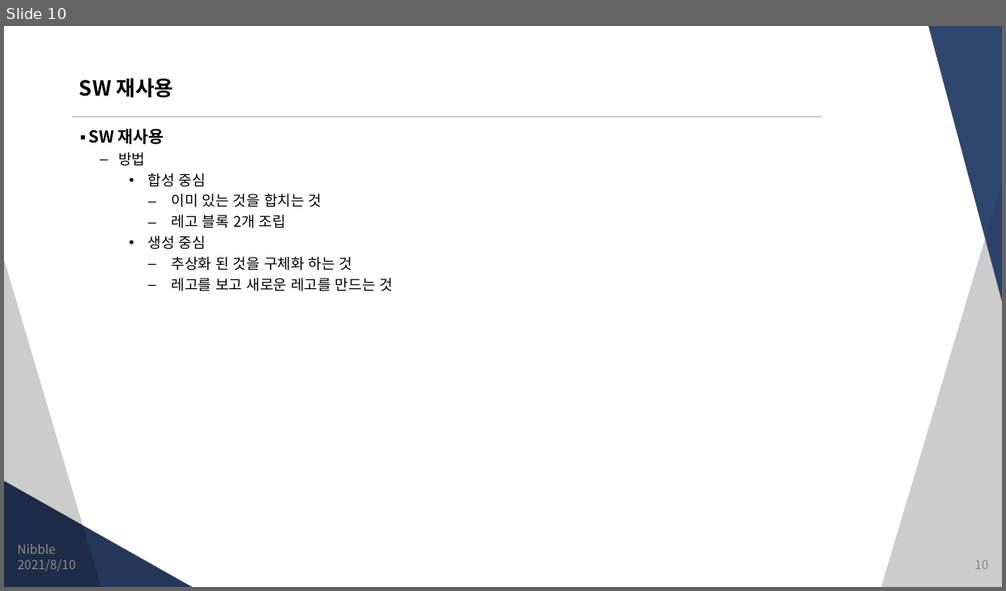
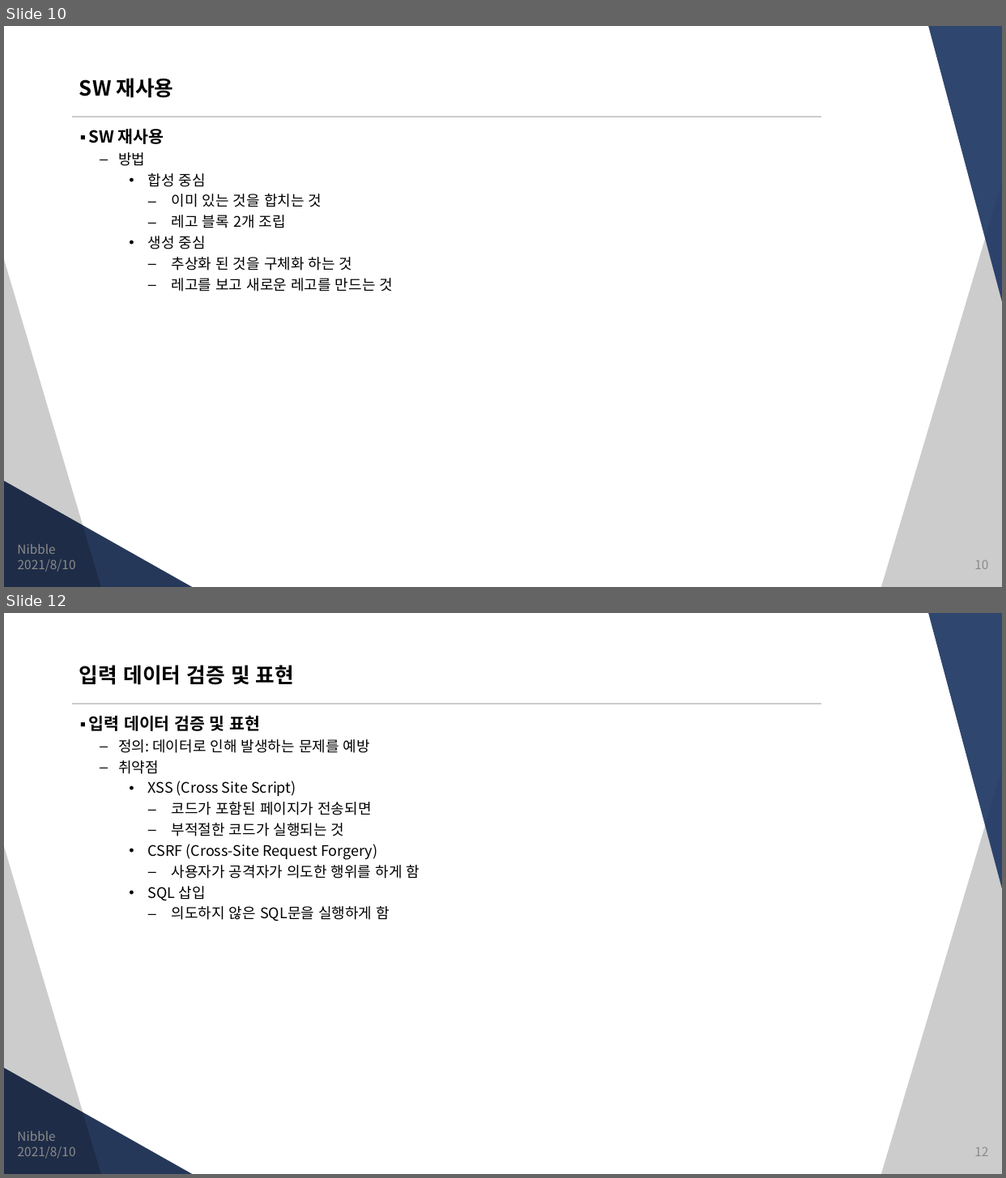
Before and after one commit to JungSangHyeon/2021-TIL, a slide deck: 정보처리기사/5. 정보시스템 구축관리.pptx. Shown one above the other, each under a label of ours: slide 10 before the commit, slides 10 and 12 after it; the slides between them are not shown. The pictures are 1006x591 and 1006x1178 pixels, drawn with LibreOffice and Linux fonts; fonts in the diff are those of the drawing. Boxes give left, top, right and bottom in pixels: in the first picture for what was removed or moved away, otherwise in the second. Text is boxed around its words. In the diff, an @@ line names an element or a change of style, - is before the commit and + after.

```diff
--- a/정보처리기사/5. 정보시스템 구축관리.pptx
+++ b/정보처리기사/5. 정보시스템 구축관리.pptx
@@ slide 12 added at bbox=[4, 613, 1002, 1174], background #FFFFFF; not listed: 5 template elements that a slide beside it also shows @@
@@ title added at bbox=[79, 665, 294, 685], 20 pt, text #000000, bold @@
+입력 데이터 검증 및 표현
@@ text added at bbox=[89, 715, 420, 922], 14 pt, text #000000 @@
+▪ 입력 데이터 검증 및 표현
+  – 정의: 데이터로 인해 발생하는 문제를 예방
+  – 취약점
+    • XSS (Cross Site Script)
+      – 코드가 포함된 페이지가 전송되면
+      – 부적절한 코드가 실행되는 것
+    • CSRF (Cross-Site Request Forgery)
+      – 사용자가 공격자가 의도한 행위를 하게 함
+    • SQL 삽입
+      – 의도하지 않은 SQL문을 실행하게 함
@@ text added at bbox=[17, 1131, 55, 1141], 12 pt, text #8C8C8C @@
+Nibble
@@ text added at bbox=[18, 1147, 76, 1159], 12 pt, text #8C8C8C @@
+2021/8/10
@@ page number added at bbox=[974, 1148, 988, 1157], 12 pt, text #8C8C8C @@
+12
```
Also in this commit, not shown: 1 slide changed, 3 other slides added.
